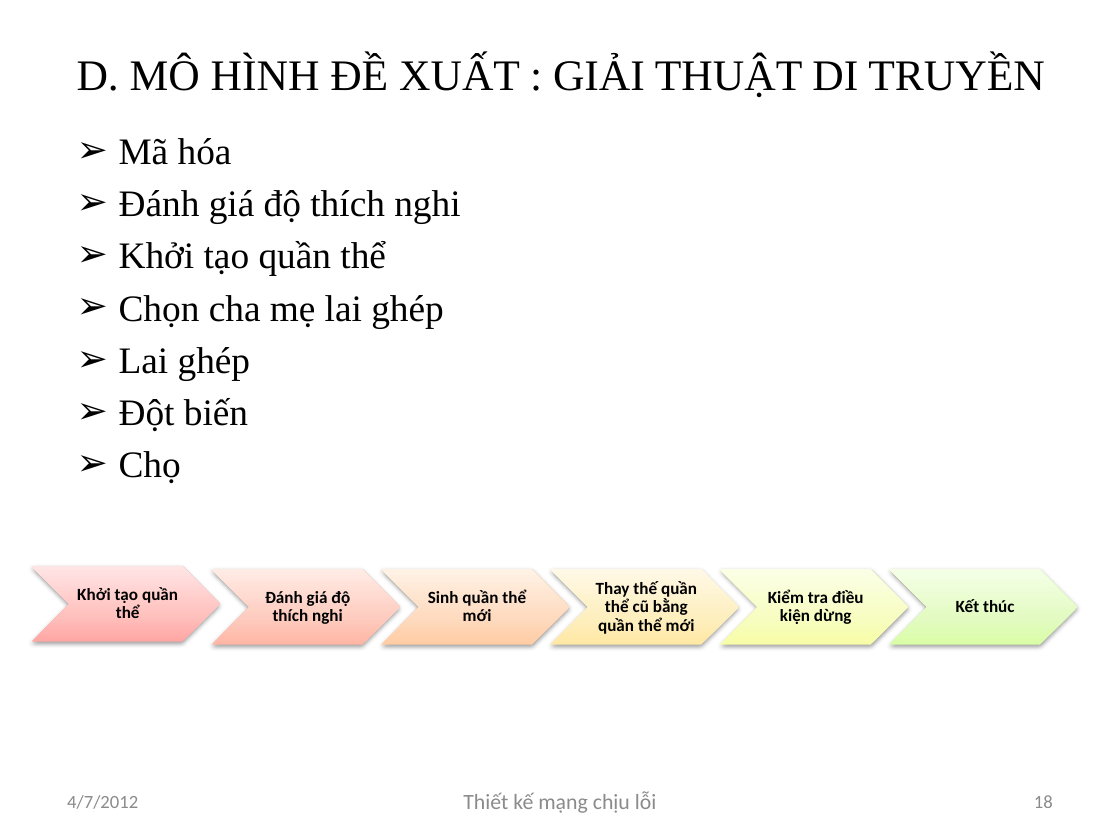
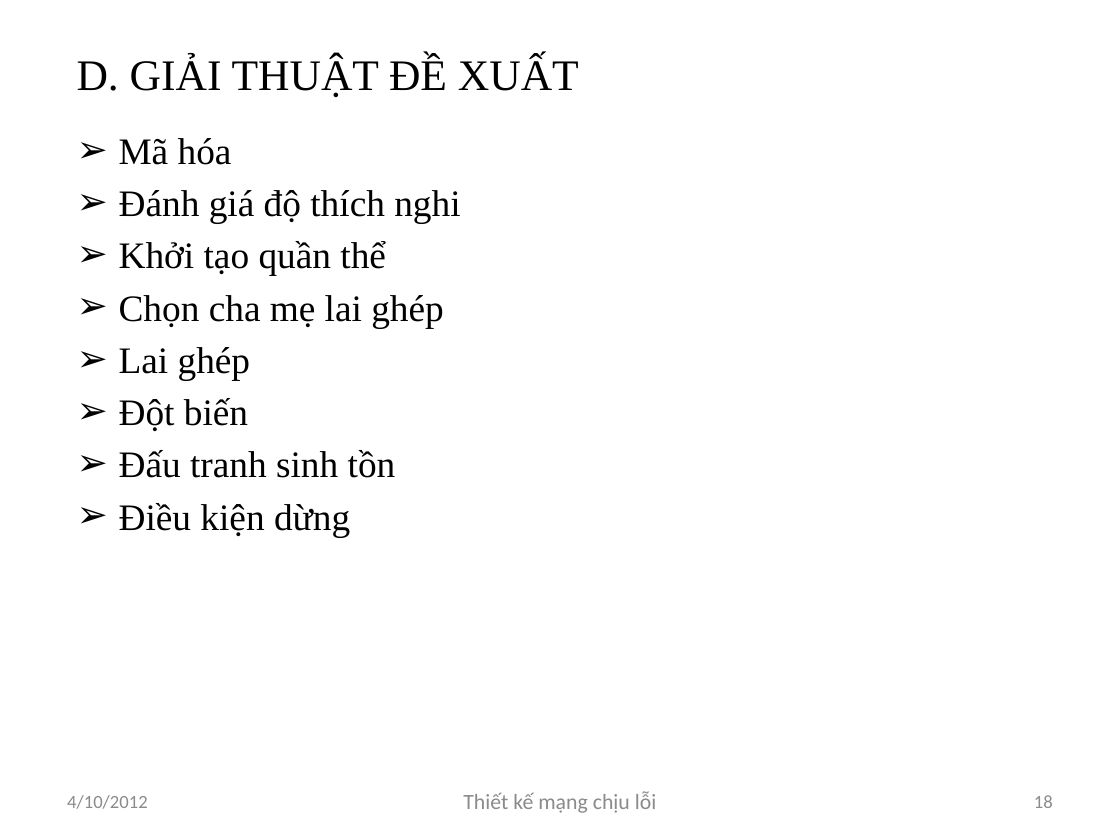
Before and after one commit to luongnv89/GAMSOND, a slide deck: slide 18 of Presents/Luongnv.Intro6.0.pptx. Drawn at 1120x840 pixels with LibreOffice and Linux fonts; fonts in the diff are those of the drawing. Boxes give left, top, right and bottom in pixels: in the first picture for what was removed or moved away, otherwise in the second. Text is boxed around its words. In the diff, an @@ line names an element or a change of style, - is before the commit and + after.

```diff
--- a/Presents/Luongnv.Intro6.0.pptx
+++ b/Presents/Luongnv.Intro6.0.pptx
@@ title at [77, 55, 579, 97]: text changed @@
-D. MÔ HÌNH ĐỀ XUẤT : GIẢI THUẬT DI TRUYỀN
+D. GIẢI THUẬT ĐỀ XUẤT
@@ text at [119, 450, 396, 537]: text changed @@
-➢ Chọ
+➢ Đấu tranh sinh tồn
+➢ Điều kiện dừng
@@ chevron removed at [31, 567, 220, 642] @@
@@ chevron removed at [212, 569, 400, 644] @@
@@ chevron removed at [381, 569, 569, 644] @@
@@ chevron removed at [551, 569, 739, 644] @@
@@ chevron removed at [720, 569, 908, 644] @@
@@ chevron removed at [889, 569, 1077, 644] @@
@@ text removed at [77, 587, 178, 618] @@
-Khởi tạo quần thể
@@ text removed at [265, 591, 350, 624] @@
-Đánh giá độ thích nghi
@@ text removed at [428, 589, 526, 621] @@
-Sinh quần thể mới
@@ text removed at [596, 581, 697, 634] @@
-Thay thế quần thể cũ bằng quần thể mới
@@ text removed at [768, 589, 864, 624] @@
-Kiểm tra điều kiện dừng
@@ text removed at [956, 599, 1014, 612] @@
-Kết thúc
@@ text at [67, 795, 148, 809]: text changed @@
-4/7/2012
+4/10/2012
```
Also in this commit, not shown: 35 other slides changed, 18 other files.
